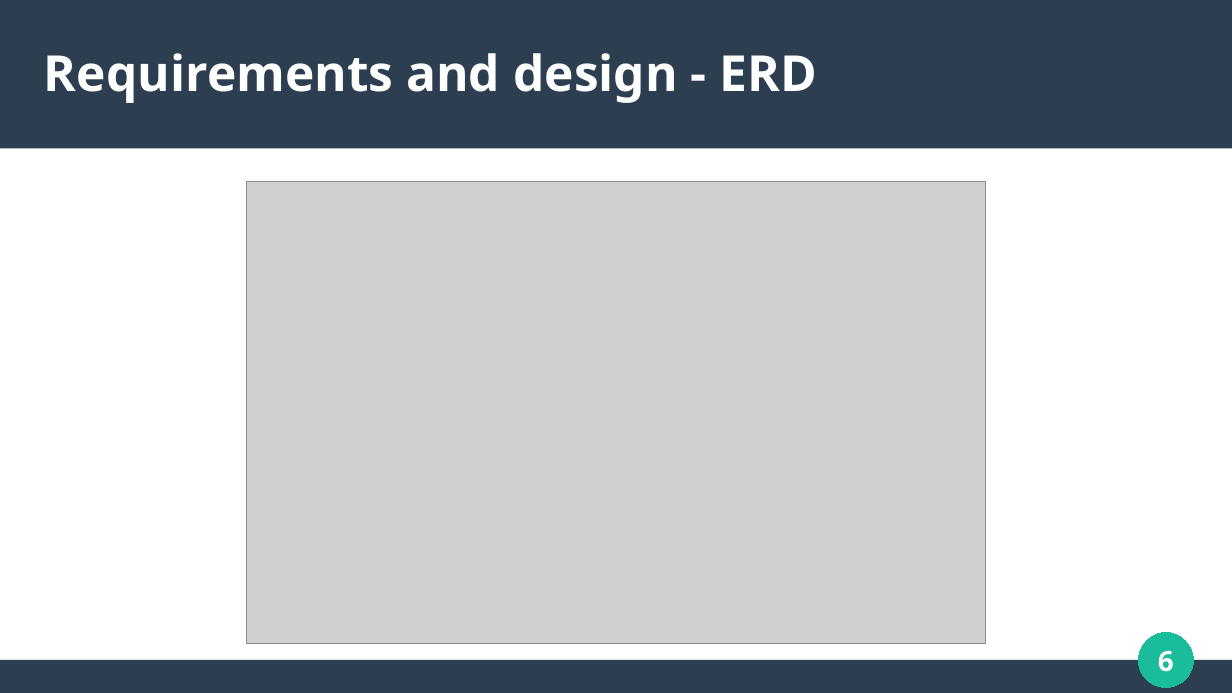
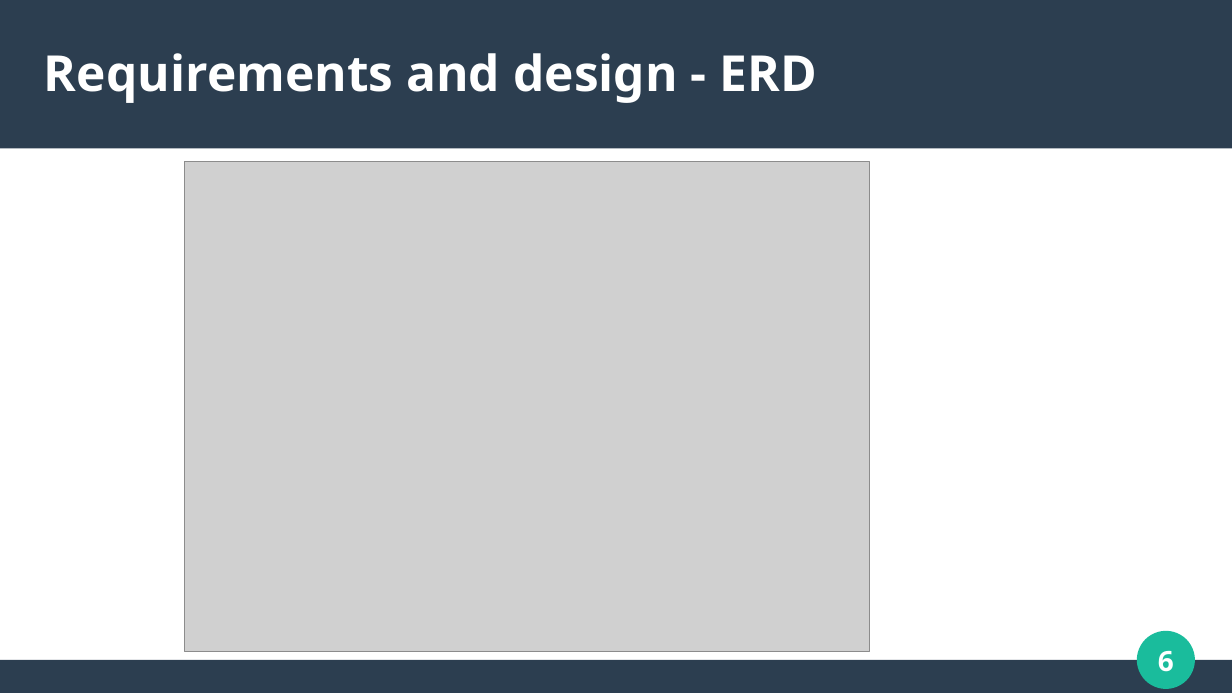
Before and after one commit to Galladite27/SHU-ASE-2025, a slide deck: slide 6 of documents/presentation/Presentation.odp. Drawn at 1232x693 pixels with LibreOffice and Linux fonts; fonts in the diff are those of the drawing; grey boxes stand for pictures. Boxes give left, top, right and bottom in pixels: in the first picture for what was removed or moved away, otherwise in the second. Text is boxed around its words. In the diff, an @@ line names an element or a change of style, - is before the commit and + after.

```diff
--- a/documents/presentation/Presentation.odp
+++ b/documents/presentation/Presentation.odp
@@ picture: place and size @@
-picture at bbox=[246, 181, 986, 643]
+picture at bbox=[184, 162, 870, 653]
@@ ellipse removed at bbox=[1139, 633, 1194, 688] @@
@@ freeform shape added at bbox=[1139, 633, 1194, 688], fill #1ABC9C, outline #1ABC9C 2.01 pt @@
@@ rectangle removed at bbox=[0, 661, 1232, 693] @@
@@ freeform shape added at bbox=[0, 661, 1232, 693], fill #2C3E50 @@
```
Also in this commit, not shown: 14 other slides changed.
